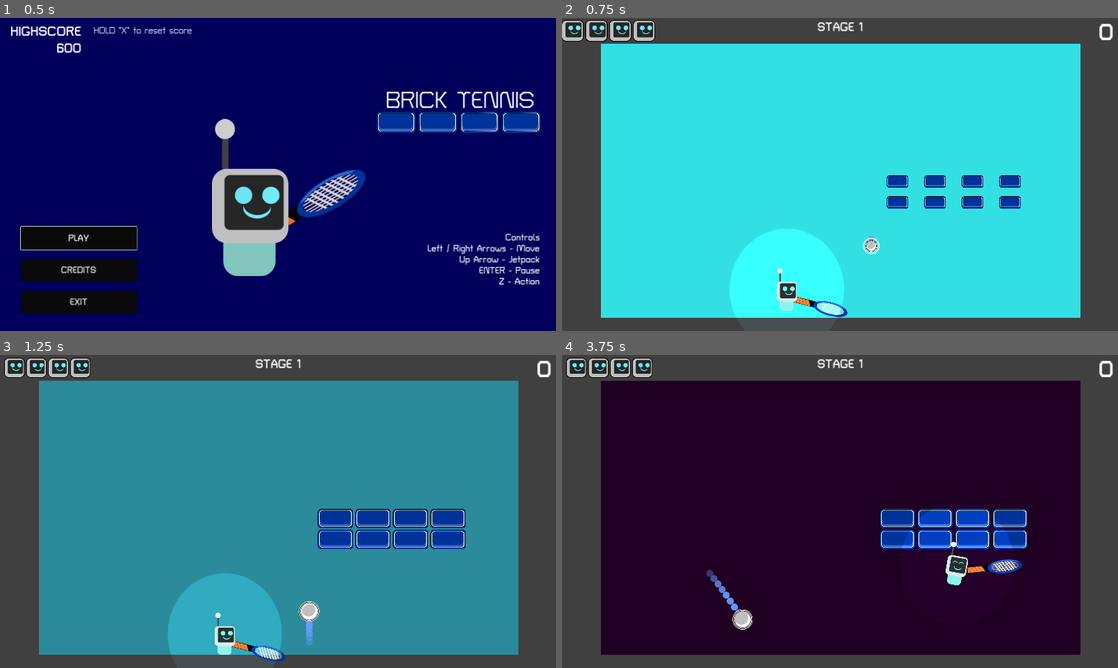
Above: before the commit, frames 1-4 (two rows, left to right).
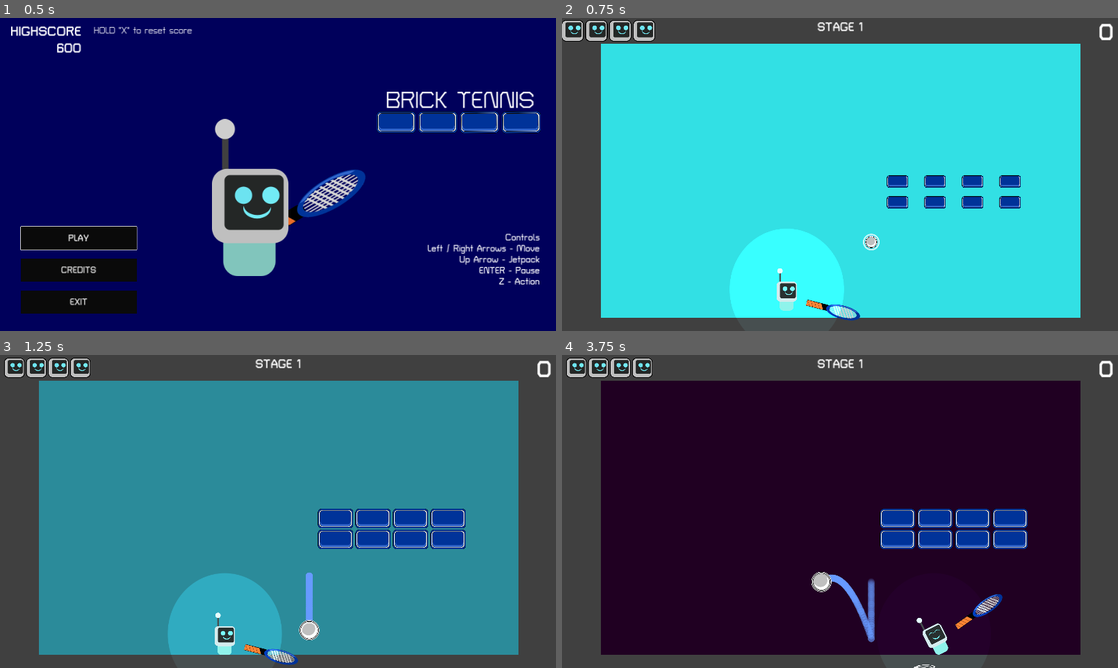
Above: after the commit, the same moments.

Repository: mathew-tran/bricktennis
Game: Godot game, scene res://Scenes/Title.tscn
Same seed, same stepped clock (60 frames per second), same inputs: the game is played once before the commit and once after it.
Inputs (mouse positions are in pixels of both pictures, inside the frame that each line leads up to):
- Up to frame 1 (0.5 s): no input
- Up to frame 2 (0.75 s): click "PLAY" at 0.5 s
- Up to frame 3 (1.25 s): no input
- Up to frame 4 (3.75 s): tap Enter (pause) at 1.25 s; move the mouse to (962, 495) at 1.27 s; hold Right (move_right) 1.28-2.03 s; hold Right mouse button (right_click, bound only after the commi… 1.28-2.03 s; tap Z (shoot) at 1.35, 2.3, 3.6 s; move the mouse to (728, 527) at 2.02 s; hold Left (move_left) 2.03-2.78 s; right-click (728, 527) at 2.1 s; move the mouse to (895, 442) at 2.77 s; hold Up (jetpack) 2.78-3.53 s; hold Right (move_right) from 2.78 s (still down); right-click (895, 442) at 3.05 s; move the mouse to (812, 574) at 3.52 s

Frame 1 is identical in both runs. In frame 2, 0.5% of the frame differs, in the area x 41-58%, y 68-97%; in frame 3, 0.8%; in frame 4, 4.0%, in the area x 26-83%, y 49-100%.

Commit message:
add a secondary hit, make ball slower and try to make game more accessible

Diff:
--- a/Prefab/Ball.tscn
+++ b/Prefab/Ball.tscn
@@ -7,7 +7,7 @@
 [ext_resource type="Texture2D" uid="uid://b6q8iu23walxu" path="res://Art/HitEffect.svg" id="5_xhg0l"]
 
 [sub_resource type="PhysicsMaterial" id="PhysicsMaterial_obai6"]
-friction = 0.2
+friction = 0.0
 bounce = 1.0
 
 [sub_resource type="CircleShape2D" id="CircleShape2D_isuox"]
@@ -16,13 +16,13 @@
 [sub_resource type="Gradient" id="Gradient_drdv8"]
 colors = PackedColorArray(1, 1, 1, 1, 1, 1, 1, 0)
 
-[node name="Ball" type="RigidBody2D"]
+[node name="Ball" type="RigidBody2D" groups=["Ball"]]
 position = Vector2(553, 150)
 collision_layer = 9
 collision_mask = 3
 physics_material_override = SubResource("PhysicsMaterial_obai6")
-gravity_scale = 2.2
 sleeping = true
+freeze_mode = 1
 continuous_cd = 2
 contact_monitor = true
 max_contacts_reported = 3
@@ -39,9 +39,8 @@
 
 [node name="CPUParticles2D" type="CPUParticles2D" parent="."]
 show_behind_parent = true
-amount = 50
-lifetime = 1.5
-speed_scale = 10.0
+amount = 200
+lifetime = 1.52
 texture = ExtResource("3_qdwdp")
 gravity = Vector2(0, 0)
 color_ramp = SubResource("Gradient_drdv8")
--- a/Prefab/Player.tscn
+++ b/Prefab/Player.tscn
@@ -31,7 +31,7 @@
 [sub_resource type="Gradient" id="Gradient_bj5fg"]
 colors = PackedColorArray(1, 1, 1, 1, 1, 1, 1, 0.333333)
 
-[node name="Player" type="RigidBody2D"]
+[node name="Player" type="RigidBody2D" groups=["Player"]]
 position = Vector2(410, 319)
 scale = Vector2(0.2, 0.2)
 mass = 20.0
@@ -54,7 +54,7 @@
 freeze = true
 
 [node name="Racket" parent="Hand" instance=ExtResource("1_wx2k5")]
-position = Vector2(145, 28)
+position = Vector2(195, 28)
 physics_material_override = SubResource("PhysicsMaterial_vyegu")
 
 [node name="CollisionShape2D" type="CollisionShape2D" parent="Hand"]
--- a/Prefab/Racket.tscn
+++ b/Prefab/Racket.tscn
@@ -33,5 +33,6 @@
 
 [node name="AudioStreamPlayer2D" type="AudioStreamPlayer2D" parent="."]
 stream = ExtResource("3_3vxtv")
+pitch_scale = 2.61
 
 [connection signal="timeout" from="Timer" to="." method="_on_timer_timeout"]
--- /dev/null
+++ b/Scripts/AutoLoad/Finder.gd
@@ -0,0 +1,13 @@
+extends Node
+
+func GetBall() -> Ball:
+	var result = get_tree().get_nodes_in_group("Ball")
+	if result:
+		return result[0]
+	return null
+
+func GetPlayer() -> Player:
+	var result = get_tree().get_nodes_in_group("Player")
+	if result:
+		return result[0]
+	return null
--- a/Scripts/Ball.gd
+++ b/Scripts/Ball.gd
@@ -2,7 +2,7 @@
 
 class_name Ball
 
-var MaxSpeed = 2000
+var MaxSpeed = 1500
 var MinSpeed = 200
 var StartPosition = Vector2.ZERO
 
@@ -52,7 +52,8 @@
 	if body is Racket:
 		if body.CanHit():
 			ShowRacketHitEffect()
-			linear_velocity = linear_velocity.normalized() * MaxSpeed
+			if body.HasStrengthened():
+				linear_velocity *= 2
 			body.Hit()
 	$HitSound.pitch_scale = randf_range(1, 1.2)
 	$HitSound.play()
--- a/Scripts/Player.gd
+++ b/Scripts/Player.gd
@@ -1,6 +1,8 @@
 extends RigidBody2D
 
-var MoveSpeed = 800
+class_name Player
+
+var MoveSpeed = 400
 var JetpackSpeed = 300
 
 var MaxSpeed = 950
@@ -13,11 +15,11 @@
 }
 
 var DefaultHandRotation = 15
-var TargetRotation = 80
+
 
 var bCanMove = true
 
-@onready var Racket = $Hand/Racket
+@onready var PlayerRacket = $Hand/Racket
 @onready var PlayerSprite = $Sprite2D
 @export var PlayerDirection : DIRECTION
 
@@ -76,7 +78,9 @@
 	if bIsAlive == false:
 		return
 
-	if bCanMove:
+	if bCanShoot == false:
+		PlayerSprite.rotation_degrees = $Hand.rotation_degrees * 1.2
+	if bCanMove and bCanShoot:
 		var velocity = Vector2.ZERO
 
 		if Input.is_action_pressed("move_left"):
@@ -139,17 +143,20 @@
 
 
 func _input(event):
-	if bIsAlive == false:
-		return
-
-	if event.is_action_released("shoot"):
-		MoveRacket()
+	if bIsAlive == false or bCanShoot == false:
+		return
+
+	if bCanShoot:
+		if event.is_action_released("shoot"):
+			MoveRacket()
+		elif event.is_action_pressed("right_click"):
+			BlockRacket()
 
 func MoveRacket():
 	if bCanShoot == false:
 		return
 	bCanShoot = false
-	var targetDegrees = TargetRotation
+	var targetDegrees = 60
 	var originalDegrees = $Hand.rotation_degrees
 	if PlayerDirection == DIRECTION.RIGHT:
 		targetDegrees = -targetDegrees
@@ -157,17 +164,43 @@
 	$SwingSound.pitch_scale = randf_range(1.0,1.2)
 	$SwingSound.play()
 	var tween = get_tree().create_tween()
+	tween.tween_property($Hand, "rotation_degrees", targetDegrees, .10)
+	tween.set_trans(Tween.TRANS_CUBIC)
+	await tween.finished
+	tween = get_tree().create_tween()
+	tween.tween_property($Hand, "rotation_degrees", originalDegrees, .1)
+	await tween.finished
+	bCanShoot = true
+
+func BlockRacket():
+	if bCanShoot == false:
+		return
+	bCanShoot = false
+	var targetDegrees = 360
+	var originalDegrees = $Hand.rotation_degrees
+	if PlayerDirection == DIRECTION.RIGHT:
+		targetDegrees = -targetDegrees
+
+	$SwingSound.pitch_scale = randf_range(1.0,1.2)
+	$SwingSound.play()
+	var tween = get_tree().create_tween()
+	PlayerRacket.SetIncreasedStrength(true)
 	tween.tween_property($Hand, "rotation_degrees", targetDegrees, .30)
 	tween.set_trans(Tween.TRANS_CUBIC)
 	await tween.finished
 	tween = get_tree().create_tween()
 	tween.tween_property($Hand, "rotation_degrees", originalDegrees, .1)
+	PlayerRacket.SetIncreasedStrength(false)
+
+	await tween.finished
+	tween = get_tree().create_tween()
+	tween.tween_property($Hand, "rotation_degrees", 0, 1.0)
 	await tween.finished
 	bCanShoot = true
 
 
 func _on_hit_collision_body_entered(body):
-	print(body)
+	pass
 
 	if body is Ball:
 		if bCanMove == false:
--- a/Scripts/Racket.gd
+++ b/Scripts/Racket.gd
@@ -2,8 +2,10 @@
 
 class_name Racket
 
+var bIsStrengthened = false
+
 func SetCollisionEnabled(bEnable):
-	$CollisionShape2D.disabled = !bEnable
+	$CollisionShape2D.set_deferred("disabled", !bEnable)
 
 func Hit():
 	if CanHit() == false:
@@ -17,3 +19,9 @@
 
 func CanHit():
 	return $CollisionShape2D.disabled == false
+
+func HasStrengthened():
+	return bIsStrengthened
+
+func SetIncreasedStrength(bTrue):
+	bIsStrengthened = bTrue
--- a/project.godot
+++ b/project.godot
@@ -13,11 +13,13 @@
 config/name="Bricktennis"
 run/main_scene="res://Scenes/Title.tscn"
 config/features=PackedStringArray("4.3", "Forward Plus")
+run/max_fps=60
 config/icon="res://icon.svg"
 
 [autoload]
 
 EventManager="*res://Scripts/AutoLoad/EventManager.gd"
+Finder="*res://Scripts/AutoLoad/Finder.gd"
 
 [display]
 
@@ -41,21 +43,26 @@
 move_left={
 "deadzone": 0.5,
 "events": [Object(InputEventKey,"resource_local_to_scene":false,"resource_name":"","device":-1,"window_id":0,"alt_press …(195 unchanged characters)…
+, Object(InputEventKey,"resource_local_to_scene":false,"resource_name":"","device":-1,"window_id":0,"alt_pressed":false,"shift_pressed":false,"ctrl_pressed":false,"meta_pressed":false,"pressed":false,"keycode":0,"physical_keycode":65,"key_label":0,"unicode":97,"location":0,"echo":false,"script":null)
 ]
 }
 move_right={
 "deadzone": 0.5,
 "events": [Object(InputEventKey,"resource_local_to_scene":false,"resource_name":"","device":-1,"window_id":0,"alt_press …(195 unchanged characters)…
+, Object(InputEventKey,"resource_local_to_scene":false,"resource_name":"","device":-1,"window_id":0,"alt_pressed":false,"shift_pressed":false,"ctrl_pressed":false,"meta_pressed":false,"pressed":false,"keycode":0,"physical_keycode":68,"key_label":0,"unicode":100,"location":0,"echo":false,"script":null)
 ]
 }
 shoot={
 "deadzone": 0.5,
 "events": [Object(InputEventKey,"resource_local_to_scene":false,"resource_name":"","device":-1,"window_id":0,"alt_press …(192 unchanged characters)…
+, Object(InputEventMouseButton,"resource_local_to_scene":false,"resource_name":"","device":-1,"window_id":0,"alt_pressed":false,"shift_pressed":false,"ctrl_pressed":false,"meta_pressed":false,"button_mask":0,"position":Vector2(0, 0),"global_position":Vector2(0, 0),"factor":1.0,"button_index":1,"canceled":false,"pressed":false,"double_click":false,"script":null)
 ]
 }
 jetpack={
 "deadzone": 0.5,
 "events": [Object(InputEventKey,"resource_local_to_scene":false,"resource_name":"","device":-1,"window_id":0,"alt_press …(195 unchanged characters)…
+, Object(InputEventKey,"resource_local_to_scene":false,"resource_name":"","device":-1,"window_id":0,"alt_pressed":false,"shift_pressed":false,"ctrl_pressed":false,"meta_pressed":false,"pressed":false,"keycode":0,"physical_keycode":87,"key_label":0,"unicode":119,"location":0,"echo":false,"script":null)
+, Object(InputEventKey,"resource_local_to_scene":false,"resource_name":"","device":-1,"window_id":0,"alt_pressed":false,"shift_pressed":false,"ctrl_pressed":false,"meta_pressed":false,"pressed":false,"keycode":0,"physical_keycode":32,"key_label":0,"unicode":32,"location":0,"echo":false,"script":null)
 ]
 }
 restart={
@@ -74,6 +81,17 @@
 "events": [Object(InputEventKey,"resource_local_to_scene":false,"resource_name":"","device":-1,"window_id":0,"alt_press …(192 unchanged characters)…
 ]
 }
+down={
+"deadzone": 0.5,
+"events": [Object(InputEventKey,"resource_local_to_scene":false,"resource_name":"","device":-1,"window_id":0,"alt_pressed":false,"shift_pressed":false,"ctrl_pressed":false,"meta_pressed":false,"pressed":false,"keycode":0,"physical_keycode":4194322,"key_label":0,"unicode":0,"location":0,"echo":false,"script":null)
+]
+}
+right_click={
+"deadzone": 0.5,
+"events": [Object(InputEventMouseButton,"resource_local_to_scene":false,"resource_name":"","device":-1,"window_id":0,"alt_pressed":false,"shift_pressed":false,"ctrl_pressed":false,"meta_pressed":false,"button_mask":0,"position":Vector2(0, 0),"global_position":Vector2(0, 0),"factor":1.0,"button_index":2,"canceled":false,"pressed":false,"double_click":false,"script":null)
+, Object(InputEventKey,"resource_local_to_scene":false,"resource_name":"","device":-1,"window_id":0,"alt_pressed":false,"shift_pressed":false,"ctrl_pressed":false,"meta_pressed":false,"pressed":false,"keycode":0,"physical_keycode":88,"key_label":0,"unicode":120,"location":0,"echo":false,"script":null)
+]
+}
 
 [layer_names]
 
Not shown, changed: export_presets.cfg
Not shown, added: Audio/Music/Brick.ceol
